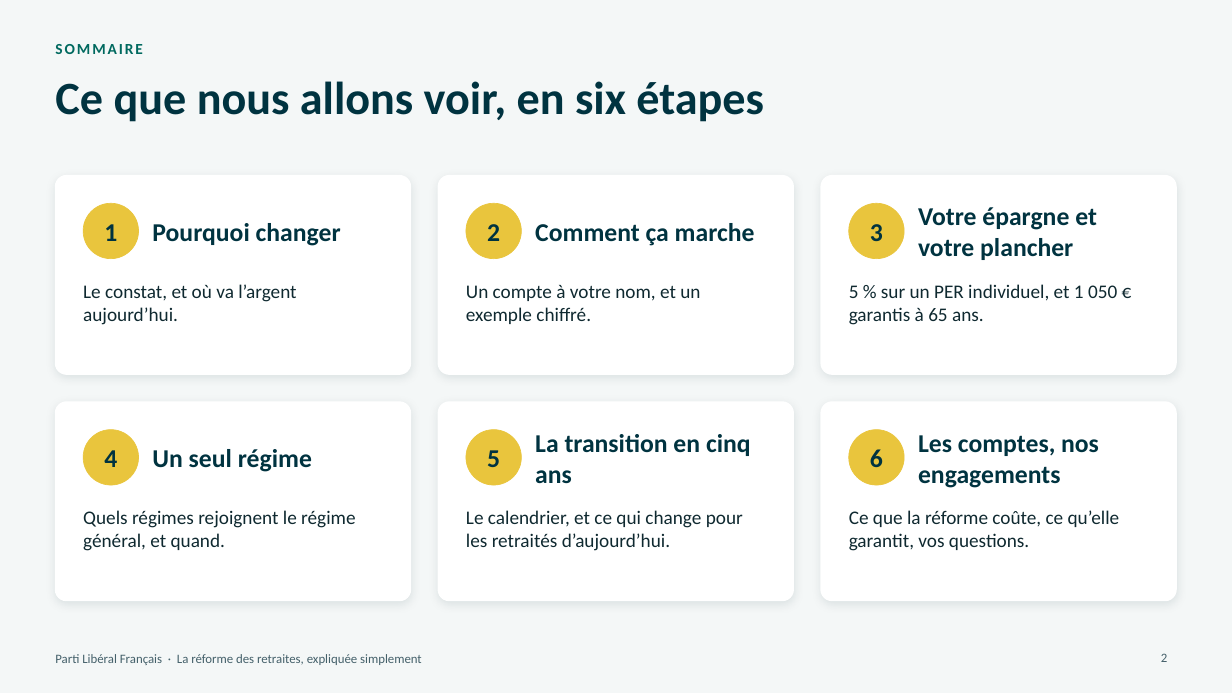
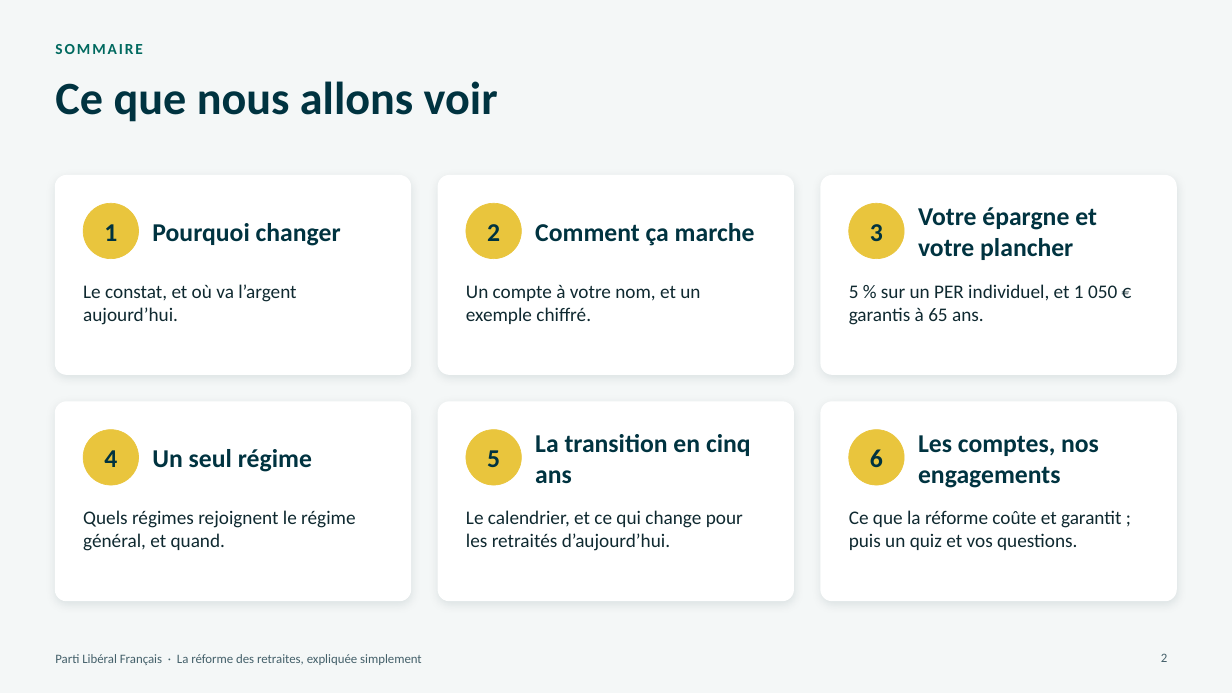
Before and after one commit to g-pliberal/retraitecomptenotionelle, a slide deck: slide 2 of docs/presentation_adherents_17_novembre_2026.pptx. Drawn at 1232x693 pixels with LibreOffice and Linux fonts; fonts in the diff are those of the drawing. Boxes give left, top, right and bottom in pixels: in the first picture for what was removed or moved away, otherwise in the second. Text is boxed around its words. In the diff, an @@ line names an element or a change of style, - is before the commit and + after.

```diff
--- a/docs/presentation_adherents_17_novembre_2026.pptx
+++ b/docs/presentation_adherents_17_novembre_2026.pptx
@@ title at [55, 81, 498, 122]: text changed @@
-Ce que nous allons voir, en six étapes
+Ce que nous allons voir
@@ text at [849, 510, 1122, 550]: text changed @@
-Ce que la réforme coûte, ce qu’elle garantit, vos questions.
+Ce que la réforme coûte et garantit ; puis un quiz et vos questions.
```
Also in this commit, not shown: 3 slides added.
